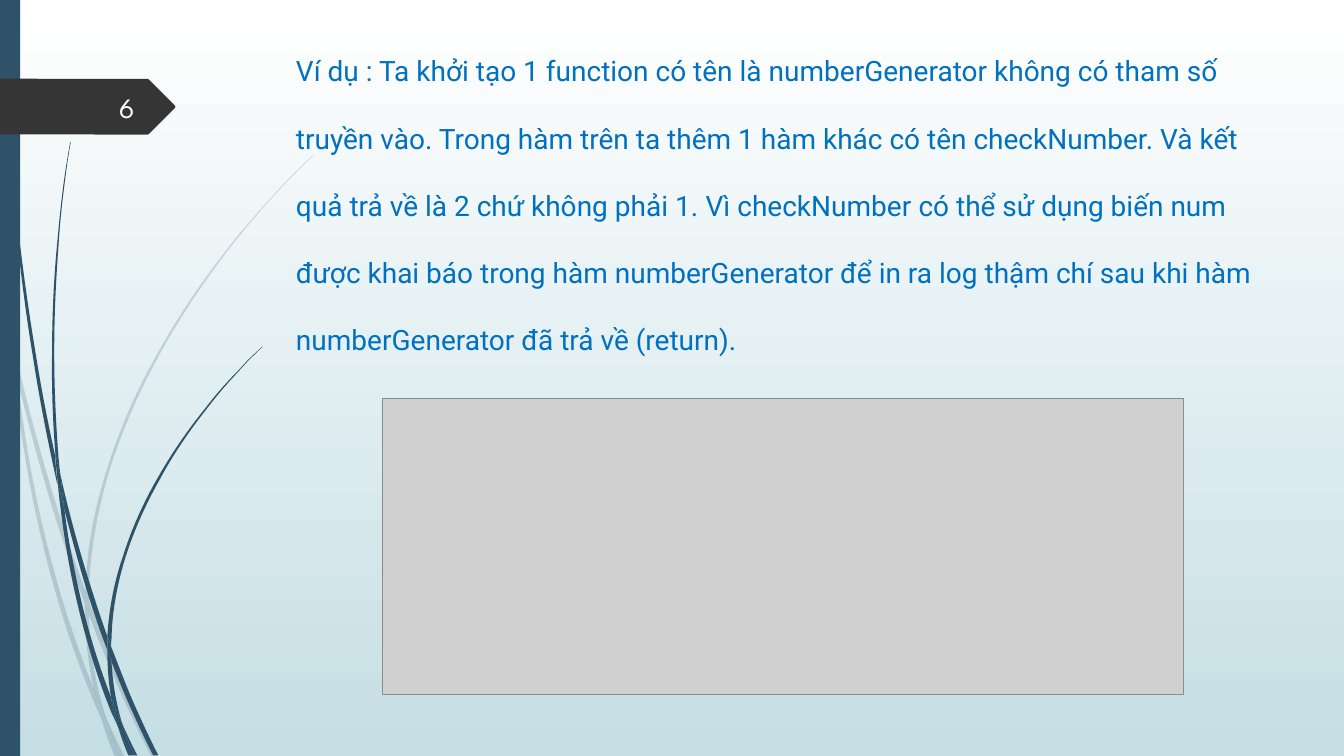
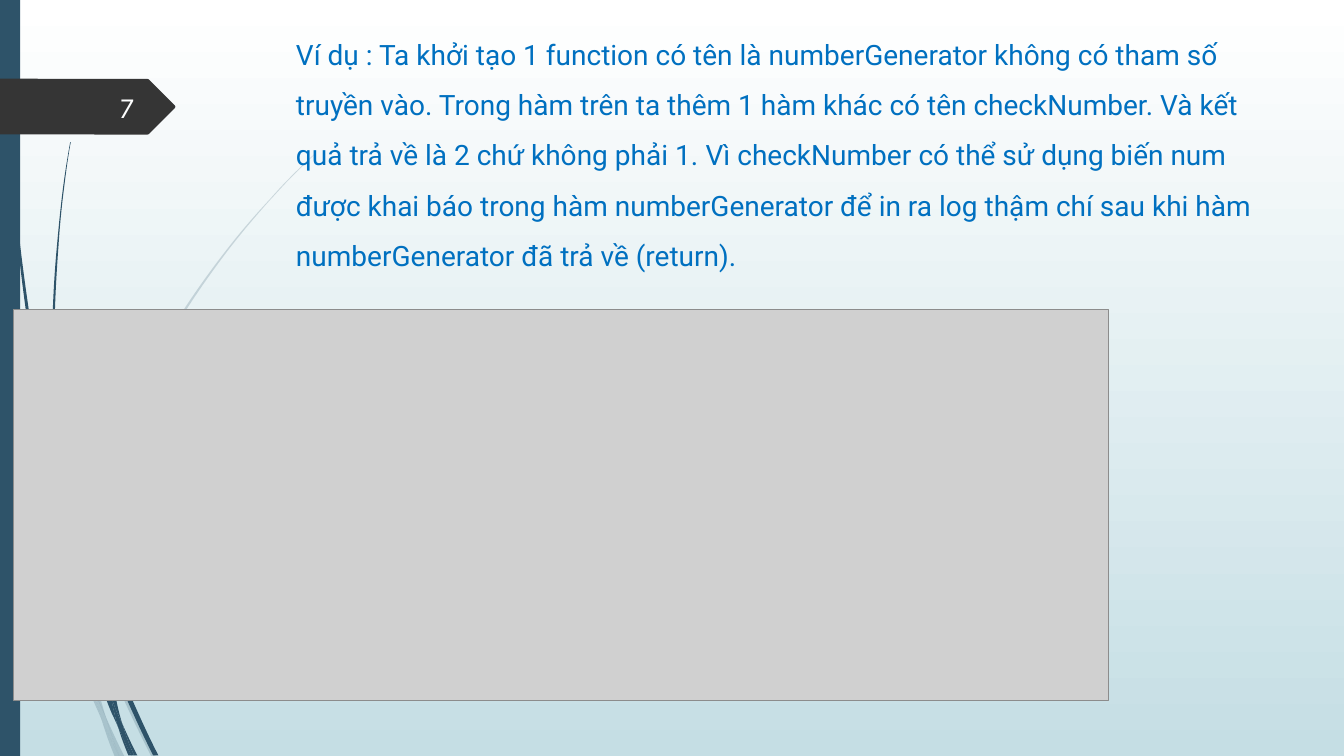
Before and after one commit to lionheartmettle/Bai-Tap-JS-TungNT72-, a slide deck: slide 7 of Slide/TungNT72 Hoisting vs Closure.pptx (slide 6 before the commit). Drawn at 1344x756 pixels with LibreOffice and Linux fonts; fonts in the diff are those of the drawing; grey boxes stand for pictures. Boxes give left, top, right and bottom in pixels: in the first picture for what was removed or moved away, otherwise in the second. Text is boxed around its words. In the diff, an @@ line names an element or a change of style, - is before the commit and + after.

```diff
--- a/Slide/TungNT72 Hoisting vs Closure.pptx
+++ b/Slide/TungNT72 Hoisting vs Closure.pptx
@@ title "Ví dụ : Ta khởi ..." at [296,42,1250,272]: line spacing 2 to 1.5 @@
@@ page number at [120,99,134,118]: text changed @@
-6
+7
@@ picture added at [13,310,1109,701] @@
@@ picture removed at [383,399,1185,695] @@
@@ freeform shape removed at [85,591,89,615] @@
@@ group removed at [55,347,262,661]: 4 freeform shapes @@
```
Also in this commit, not shown: 4 other slides changed, 4 slides added, 21 other files.
